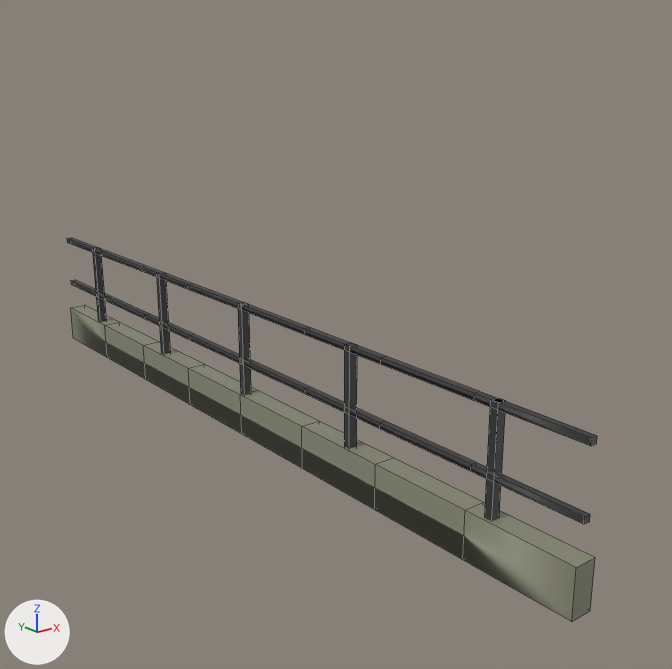
Before and after pictures for a commit that changed the FBX model unity/Assets/Models/Paths/p502/platform_wall.fbx.
Before and after are seen from a 50 mm lens placed at (-9.07, -7.2, 4.91), pointed at (-3.87, -0.71, 2.32). The axes (+X, +Y, +Z) are drawn at lower left. The lights are the same throughout. The first picture is the older version. Mesh edges are drawn as thin lines. Where no turn or scale is listed for an object, it has been applied to the vertices.

Objects in the first picture: 'p502/platform_wall'.
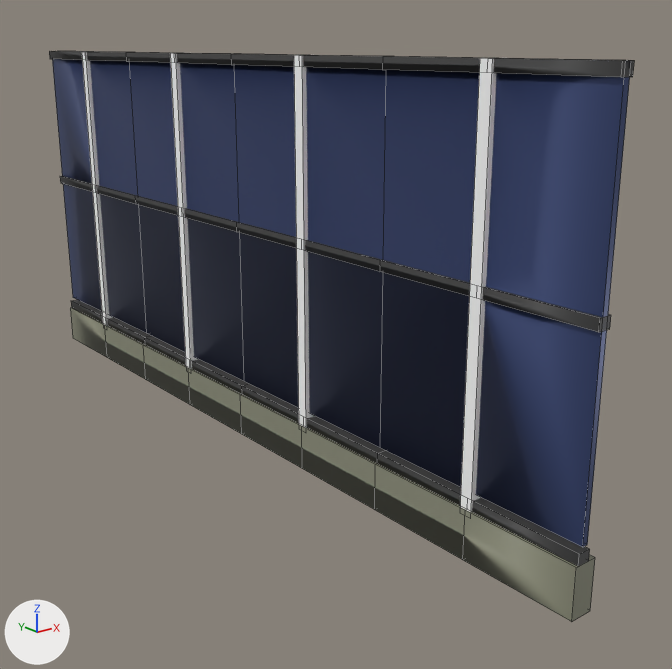
Pixel boxes [x1, y1, x2, y2] of what changed, in the pictures (672 x 669 px; the box of a moved part takes in the faces that stretch with it):
'p502/platform_wall', reshaped (10% wider, 49% taller)
    before: [67, 238, 597, 622]
    after: [49, 51, 634, 622]
part 1 of me_p502_platform_wall, moved or reshaped
    before: [67, 238, 597, 446]
    after: [52, 51, 631, 547]
part 2 of me_p502_platform_wall, moved or reshaped
    before: [71, 280, 590, 524]
    after: [71, 300, 590, 566]
part 3 of me_p502_platform_wall, added
    after: [60, 176, 611, 332]
part 4 of me_p502_platform_wall, added
    after: [49, 51, 634, 77]
part 5 of me_p502_platform_wall, added
    after: [460, 58, 497, 512]
part 6 of me_p502_platform_wall, added
    after: [294, 55, 314, 428]
part 7 of me_p502_platform_wall, added
    after: [170, 53, 198, 369]
part 8 of me_p502_platform_wall, added
    after: [82, 52, 114, 326]
part 9 of me_p502_platform_wall, deleted
    before: [156, 272, 171, 354]
part 10 of me_p502_platform_wall, deleted
    before: [484, 398, 506, 521]
part 11 of me_p502_platform_wall, deleted
    before: [92, 247, 106, 322]
part 12 of me_p502_platform_wall, deleted
    before: [344, 343, 357, 449]
part 13 of me_p502_platform_wall, deleted
    before: [238, 302, 251, 395]

The change, as a diff of the scene's bpy script:
```diff
--- a/unity/Assets/Models/Paths/p502/platform_wall.fbx.py
+++ b/unity/Assets/Models/Paths/p502/platform_wall.fbx.py
@@ me_p502_platform_wall @@
-me_p502_platform_wall.from_pydata(...)  # 148 vertices, 153 faces; spans x -4.5..-4.3, y -4.0..4.0, z 1.24..2.56
+me_p502_platform_wall.from_pydata(...)  # 212 vertices, 229 faces; spans x -4.5..-4.3, y -4.0..4.0, z 1.24..4.82
+# me_p502_platform_wall part 1: the loose piece of 36 vertices spanning x -4.46..-4.4, y -4.0..4.0, z 2.5..2.56 is scaled about its middle by (0.833, 1, 55.3), then moved by (0.01, 0.0, 0.77), in mat_bd_window (dark blue #404e7b)
+# me_p502_platform_wall part 2: the loose piece of 36 vertices spanning x -4.46..-4.4, y -4.0..4.0, z 1.95..2.01 is scaled about its middle by (1.83, 1, 1.64), then moved by (0.01, 0.0, -0.28)
+# me_p502_platform_wall part 3: the loose piece of 36 vertices spanning x -4.46..-4.4, y -4.0..4.0, z 2.5..2.56 is copied, and the copy is scaled about its middle by (1.83, 1, 1.64), then moved by (0.01, 0.0, 0.77); it spans x -4.48..-4.37, y -4.0..4.0, z 3.25..3.34
+# me_p502_platform_wall part 4: the loose piece of 36 vertices spanning x -4.46..-4.4, y -4.0..4.0, z 2.5..2.56 is copied, and the copy is scaled about its middle by (1.83, 1, 1.64), then moved by (0.01, 0.0, 2.25); it spans x -4.48..-4.37, y -4.0..4.0, z 4.73..4.82
+# me_p502_platform_wall part 5: a new loose piece, a box spanning x -4.49..-4.33, y -3.05..-2.94, z 1.6..4.82, in mat_bd_white_wall (white #ffffff)
+# me_p502_platform_wall part 6: a new loose piece, a box spanning x -4.49..-4.33, y -1.05..-0.94, z 1.6..4.82, in mat_bd_white_wall (white #ffffff)
+# me_p502_platform_wall part 7: a new loose piece, a box spanning x -4.49..-4.33, y 0.95..1.06, z 1.6..4.82, in mat_bd_white_wall (white #ffffff)
+# me_p502_platform_wall part 8: a new loose piece, a box spanning x -4.49..-4.33, y 2.95..3.06, z 1.6..4.82, in mat_bd_white_wall (white #ffffff)
+# me_p502_platform_wall part 9: the loose piece of 8 vertices spanning x -4.47..-4.39, y 1.57..1.64, z 1.6..2.56 is deleted
+# me_p502_platform_wall part 10: the loose piece of 8 vertices spanning x -4.47..-4.39, y -3.23..-3.16, z 1.6..2.56 is deleted
+# me_p502_platform_wall part 11: the loose piece of 8 vertices spanning x -4.47..-4.39, y 3.17..3.24, z 1.6..2.55 is deleted
+# me_p502_platform_wall part 12: the loose piece of 8 vertices spanning x -4.47..-4.39, y -1.63..-1.56, z 1.6..2.56 is deleted
+# me_p502_platform_wall part 13: the loose piece of 8 vertices spanning x -4.47..-4.39, y -0.03..0.04, z 1.6..2.56 is deleted
 me_p502_platform_wall.materials.append(mat_path_concrete)
 me_p502_platform_wall.materials.append(mat_path_metal)
+me_p502_platform_wall.materials.append(mat_bd_window)  # dark blue #404e7b
+me_p502_platform_wall.materials.append(mat_bd_white_wall)  # white #ffffff
```
